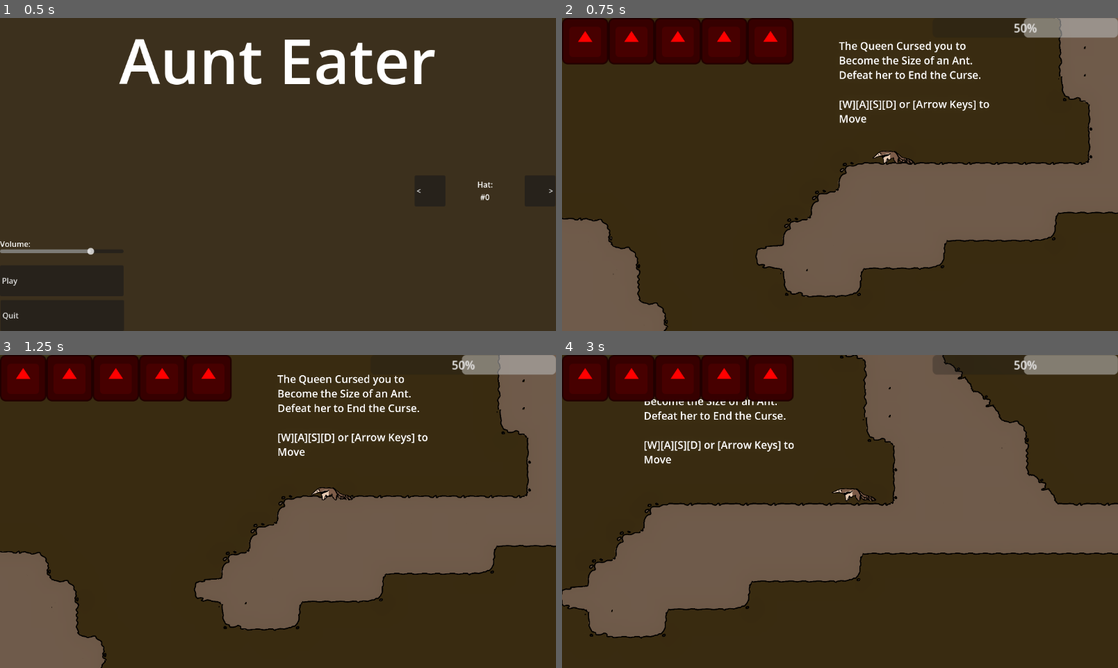
Above: before the commit, frames 1-4 (two rows, left to right).
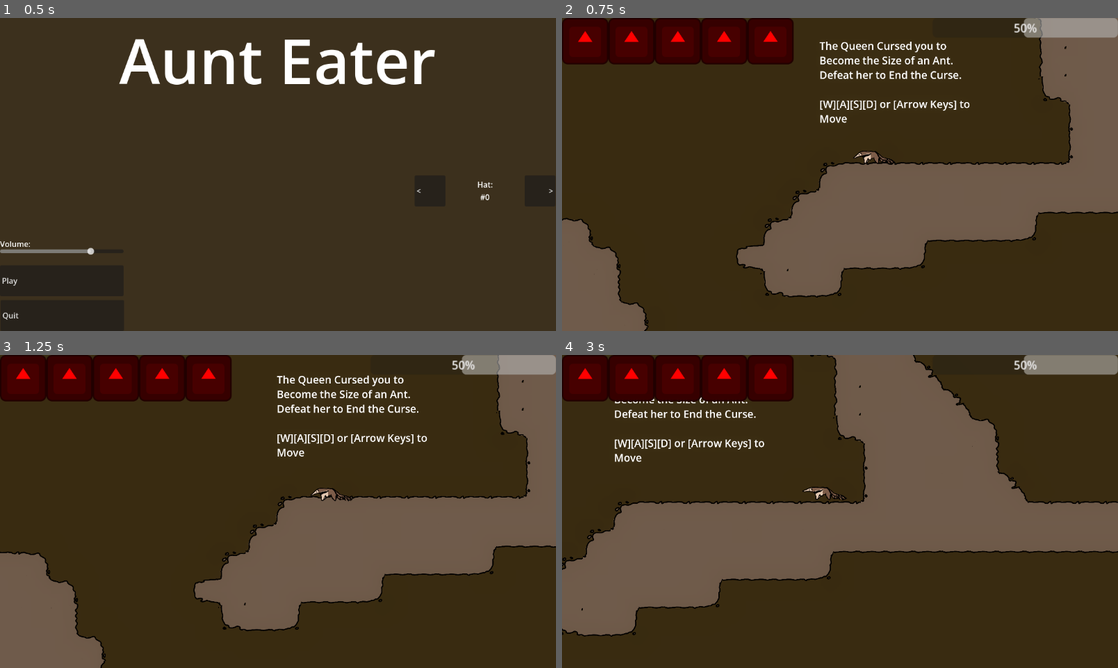
Above: after the commit, the same moments.

Repository: IncrediblyCreativeUsername/Team-Indecisive-Cutthroat-2026
Game: Godot game, scene res://UI/MainMenu.tscn
Two runs of this game, one before a commit and one after it. Both use one fixed random seed, a clock stepped at 60 frames per second and the inputs below. The engine's default icon, where the game draws it, is replaced by a stand-in: a white triangle on a blue panel in a dark square.
Inputs (mouse positions are in pixels of both pictures, inside the frame that each line leads up to):
- Up to frame 1 (0.5 s): no input
- Up to frame 2 (0.75 s): click "Play" at 0.5 s
- Up to frame 3 (1.25 s): no input
- Up to frame 4 (3 s): tap Enter at 1.25 s; move the mouse to (962, 495) at 1.27 s; hold D (MOVE_RIGHT) 1.28-2.78 s; tap Q (DROP) at 1.35 s; tap Space (JUMP) at 1.52, 2.27 s; move the mouse to (728, 527) at 2.02 s; tap E (EAT) at 2.1 s; move the mouse to (895, 442) at 2.77 s; hold A (MOVE_LEFT) from 2.78 s (still down); click (895, 442) at 2.85 s

Frame 1 is identical in both runs. In frame 2, 8.2% of the frame differs, in the area x 0-100%, y 0-100%; in frame 3, 2.8%; in frame 4, 12%, in the area x 0-100%, y 0-91%.

Commit message:
More camera tweaks
Adjusted screen shake values for grappling and landing, slightly boosted grapple momentum multiplier, lowered camera smooth speed, camera now adjusts when looking up or down, removed w and up arrow as jump keys

Diff:
--- a/Player/Player.tscn
+++ b/Player/Player.tscn
@@ -212,6 +212,7 @@
 script = ExtResource("1_3qydi")
 friction = 900
 drag = 700
+grappleMomentum = 1.1
 
 [node name="PlayerSprite" type="AnimatedSprite2D" parent="." unique_id=1795922126]
 position = Vector2(338, 29)
@@ -283,7 +284,7 @@
 limit_enabled = false
 position_smoothing_speed = 6.0
 script = ExtResource("5_8g4oa")
-smoothSpeed = 48.0
+smoothSpeed = 24.0
 
 [connection signal="body_entered" from="Tongue/Area2D" to="." method="_on_area_2d_body_entered"]
 [connection signal="animation_finished" from="Tongue/TongueAnim" to="." method="_on_tongue_anim_animation_finished"]
--- a/Player/camera.gd
+++ b/Player/camera.gd
@@ -28,6 +28,8 @@
 			smoothedPosition.x = 400
 
 func _process(delta: float) -> void:
+	smoothedPosition.y = 150 + 900*(Input.get_action_strength("MOVE_DOWN") - Input.get_action_strength("MOVE_UP"))
+
 	if smoothedPosition != position:
 		if position.distance_to(smoothedPosition) > smoothSpeed*delta*60:
 			position += position.direction_to(smoothedPosition)*smoothSpeed*delta*60
--- a/Player/player.gd
+++ b/Player/player.gd
@@ -181,7 +181,7 @@
 
 		#add screen shake when landing
 		if prevVel.y > 0 && velocity.y == 0 && is_on_floor():
-			cam.addShake(clamp(2, prevVel.y/200, 5), 0.075)
+			cam.addShake(min(prevVel.y/800, 15), 0.1)
 
 #tongue fully extends
 func _on_tongue_anim_animation_finished(anim_name: StringName) -> void:
@@ -216,7 +216,7 @@
 			grapplePoint = tongueCast.get_collision_point()
 			prevSpeed = velocity
 			velocity = (grapplePoint - tonguePivot.global_position) * tongueAnimator.speed_scale
-			cam.addShake(15, 0.05)
+			cam.addShake(10, (1.0-startTime)/tongueAnimator.speed_scale)
 			isGrappling = true
 			grappleCooldown = grappleCooldownMax
 
--- a/project.godot
+++ b/project.godot
@@ -62,9 +62,7 @@
 }
 JUMP={
 "deadzone": 0.2,
-"events": [Object(InputEventKey,"resource_local_to_scene":fa …(140 unchanged characters)… d":false,"keycode":0,"physical_keycode":87,"key_label":0,"unicode":119,"location":0,"echo":false,"script":null)
-, Object(InputEventKey,"resource_local_to_scene":false,"resource_name":"","device":-1,"window_id":0,"alt_pressed":false,"shift_pressed":false,"ctrl_pressed":false,"meta_pressed":false,"pressed":false,"keycode":0,"physical_keycode":32,"key_label":0,"unicode":32,"location":0,"echo":false,"script":null)
-, Object(InputEventKey,"resource_local_to_scene":false,"resource_name":"","device":-1,"window_id":0,"alt_pressed":false,"shift_pressed":false,"ctrl_pressed":false,"meta_pressed":false,"pressed":false,"keycode":0,"physical_keycode":4194320,"key_label":0,"unicode":0,"location":0,"echo":false,"script":null)
+"events": [Object(InputEventKey,"resource_local_to_scene":fa …(140 unchanged characters)… d":false,"keycode":0,"physical_keycode":32,"key_label":0,"unicode":32,"location":0,"echo":false,"script":null)
 ]
 }
 GRAPPLE={
